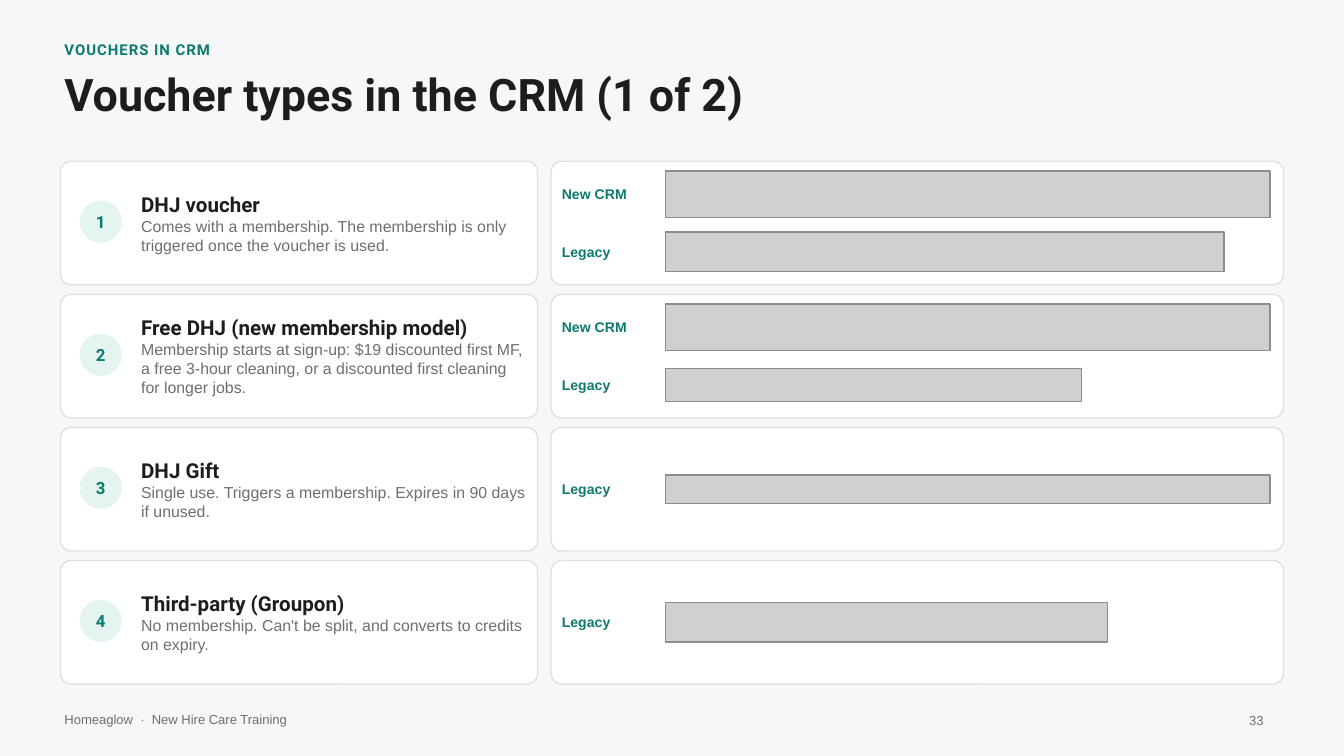
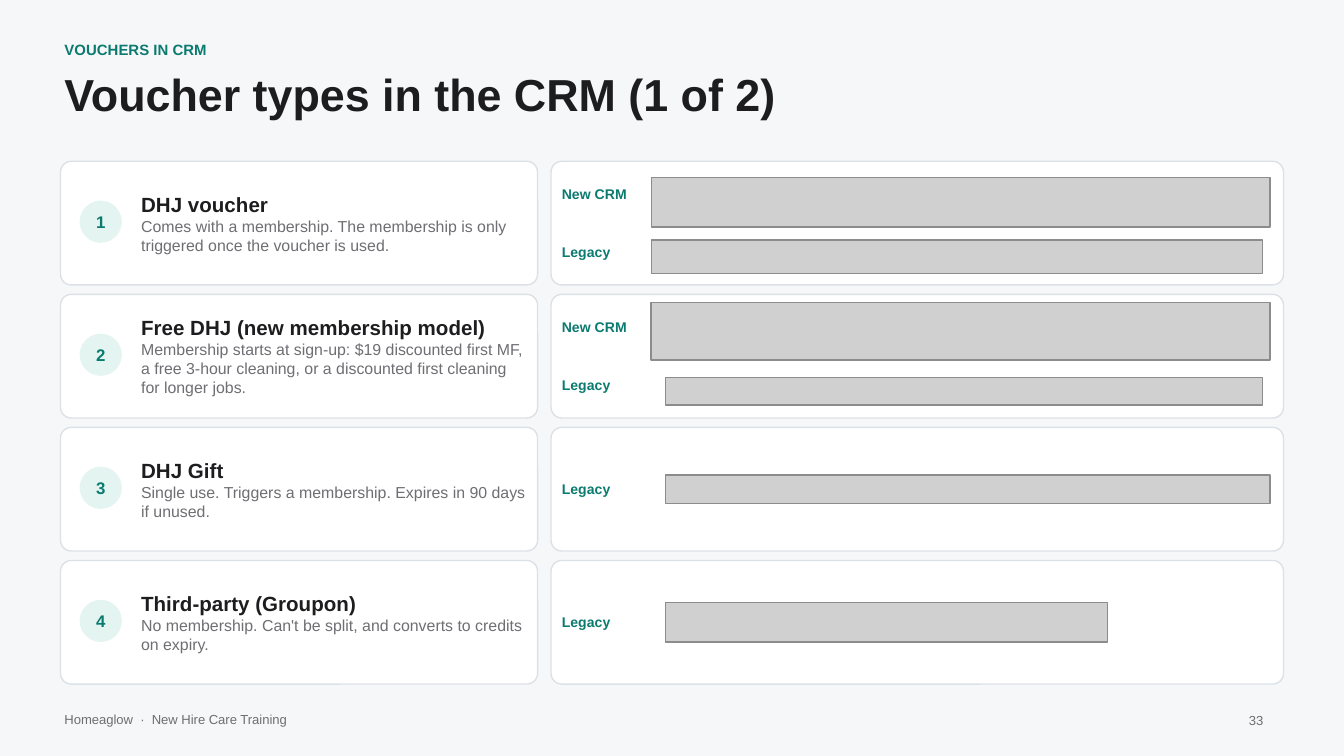
Before and after one commit to anjulimichelle/training, a slide deck: slide 33 of platform-mechanics/platform-operating-mechanics.pptx. Drawn at 1344x756 pixels with LibreOffice and Linux fonts; fonts in the diff are those of the drawing; grey boxes stand for pictures. Boxes give left, top, right and bottom in pixels: in the first picture for what was removed or moved away, otherwise in the second. Text is boxed around its words. In the diff, an @@ line names an element or a change of style, - is before the commit and + after.

```diff
--- a/platform-mechanics/platform-operating-mechanics.pptx
+++ b/platform-mechanics/platform-operating-mechanics.pptx
@@ text "VOUCHERS IN CRM" at (64,44,207,55): font Roboto to Arial, letter spacing 0.5 to 0 pt @@
@@ text "Voucher types in the CRM ..." at (64,78,775,120): font Roboto to Arial @@
@@ picture: place and size @@
-picture at (665,171,1270,218)
+picture at (652,177,1270,227)
@@ text "1" at (96,216,105,228): font Roboto to Arial @@
@@ text at (141,197,268,213): font Roboto to Arial in "DHJ voucher" @@
@@ picture: place and size @@
-picture at (665,233,1224,273)
+picture at (652,239,1263,273)
@@ text at (141,320,485,340): font Roboto to Arial in "Free DHJ (new membership model)" @@
@@ picture: place and size @@
-picture at (665,304,1270,351)
+picture at (650,302,1270,360)
@@ picture removed at (665,368,1082,401) @@
@@ picture added at (665,378,1262,406) @@
@@ text at (141,463,223,479): font Roboto to Arial in "DHJ Gift" @@
@@ text at (141,596,356,616): font Roboto to Arial in "Third-party (Groupon)" @@
```
Also in this commit, not shown: 45 other slides changed, 2 other files.
